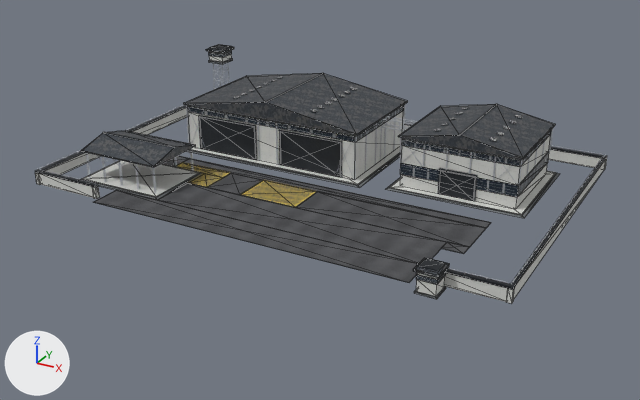
The glTF model Models/pilot_academy_lvl2.glb as it was, and as the next commit left it.
Both versions are drawn from a 50 mm camera at (102.1, -189.5, 87.5) aimed at (1.3, -6.2, -4.2). Lighting does not change. The marker at lower left points along +X, +Y and +Z. The picture after the commit comes second. Mesh edges are drawn as thin lines on the coarser meshes. Vertices at exactly the same position are counted once.

In view in the first picture: 'PAC_L2_Asphalt', 'PAC_L2_ConcDark', 'PAC_L2_ConcLight', 'PAC_L2_DoorCorr', 'PAC_L2_HatchZone', 'PAC_L2_RoofCorr', 'PAC_L2_SteelDark', 'PAC_L2_SteelTruss', 'PAC_L2_WindowDark' and 1 more.
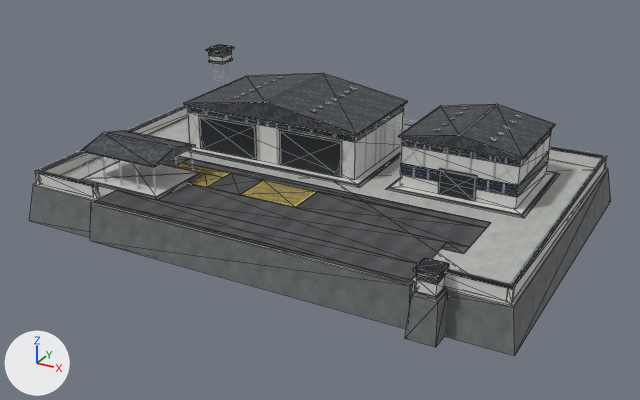
Pixel boxes [x1, y1, x2, y2] of what changed, in the pictures (640 x 400 px):
'PAC_L2_ConcDark', reshaped (22% wider, 24% taller)
    before: [83, 58, 559, 299]
    after: [29, 58, 611, 356]
'PAC_L2_ConcMid', added
    after: [33, 116, 608, 307]
part 1 of me_pac_l2_concdark_007, added
    after: [29, 170, 611, 356]

Edits to the bpy script that builds the scene:
```text
Add img_tex_no_concrete_mid:
    img_tex_no_concrete_mid = load_image('tex_no_concrete_mid', '_unpacked/tex_no_concrete_mid', 512, 512, 'sRGB')
Add mat_mat_no_concrete_mid:
    mat_mat_no_concrete_mid = principled_material('Mat_NO_Concrete_Mid')
    mat_mat_no_concrete_mid.texture = img_tex_no_concrete_mid
    mat_mat_no_concrete_mid.roughness = 0.88
Change me_pac_l2_concdark_007:
    used by ob_pac_l2_concdark; location = (0.0, 0.0, 0.0)
    remove me_pac_l2_concdark_007.from_pydata(...)  # 48 vertices, 72 faces; spans x -59.7..52.9, y -45.9..37.7, z 0.0..16.0
    add me_pac_l2_concdark_007.from_pydata(...)  # 72 vertices, 108 faces; spans x -64.8..64.8, y -47.4..42.8, z -10.0..16.0
    me_pac_l2_concdark_007 part 1
    24 vertices are added at x -64.8..64.8, y -47.4..42.8, z -10.0..-0.3
    36 new faces join them
Add me_pac_l2_concmid_001:
    me_pac_l2_concmid_001.from_pydata(...)  # a box spanning x -63.2..63.2, y -41.2..41.2, z -0.4..0.0; a box spanning x -42.2..42.2, y -43.0..-41.2, z -0.4..0.0; a box spanning x 44.0..49.6, y -46.3..-41.2, z -0.4..0.0
    me_pac_l2_concmid_001.materials.append(mat_mat_no_concrete_mid)  # picture img_tex_no_concrete_mid
Add ob_pac_l2_concmid:
    ob_pac_l2_concmid = bpy.data.objects.new('PAC_L2_ConcMid', me_pac_l2_concmid_001)
    ob_pac_l2_concmid.location = (0.0, 0.0, 0.0)
```
